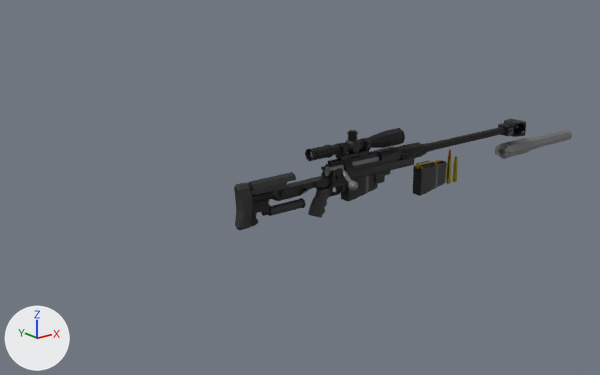
A saved change to the glTF model assets/models/low-poly_pgm_hecate_ii.glb.
The view is the same before and after, from a 50 mm lens placed at (-21.2, -20.6, 8.5), pointed at (-3.8, 1.1, -0.2). Arrows for +X, +Y and +Z are at lower left; the lights stay in place. The first picture is the older version. Where no turn or scale is listed for an object, it has been applied to the vertices.

Before the edit, the objects in view are built like this:
```python
ob_object_11 = bpy.data.objects.new('Object_11', me_object_4_004)
ob_object_11.location = (1.67, 0.0, -0.54)
ob_object_12 = bpy.data.objects.new('Object_12', me_object_5_004)
ob_object_12.location = (1.67, 0.0, -0.54)
ob_object_17 = bpy.data.objects.new('Object_17', me_object_8_004)
ob_object_17.location = (-2.24, 0.0, 0.61)
ob_object_19 = bpy.data.objects.new('Object_19', me_object_9_004)
ob_object_19.location = (-3.17, 0.0, 0.61)
ob_object_23 = bpy.data.objects.new('Object_23', me_object_11_004)
ob_object_23.location = (-0.05, 0.0, 0.61)
ob_object_25 = bpy.data.objects.new('Object_25', me_object_12_004)
ob_object_25.location = (-4.32, 0.0, 0.29)
ob_object_41 = bpy.data.objects.new('Object_41', me_object_21_002)
ob_object_41.location = (-2.34, 0.0, 0.9)
ob_object_43 = bpy.data.objects.new('Object_43', me_object_22_002)
ob_object_43.location = (-2.17, 0.0, 1.29)
ob_object_9 = bpy.data.objects.new('Object_9', me_object_3_004)
ob_object_9.location = (-1.94, 0.0, -0.03)
# also in view: 'Object_27' at (-5.9, 0.0, 0.1); 'Object_21' at (-1.9, 0.0, 0.1); 'Object_30' at (-5.8, 0.0, 0.6); 'Object_15' at (2.6, 0.0, 0.6); 'Object_39' at (8.2, 0.0, -0.3)
```
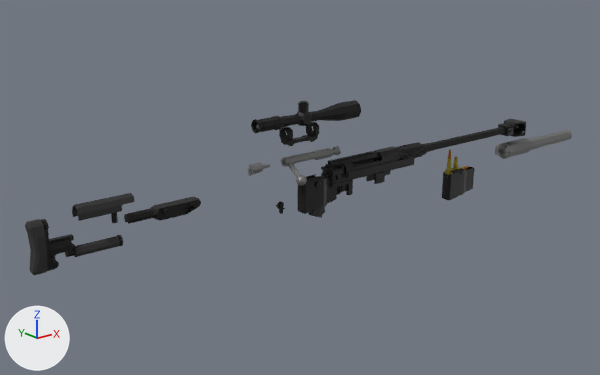
Changed parts and their boxes [x1, y1, x2, y2] in the pictures (600 x 375 px):
'Object_43', moved: before [305, 128, 405, 162]; after [251, 100, 361, 134]
'Object_27', moved: before [234, 183, 306, 230]; after [25, 219, 123, 275]
'Object_11', moved: before [413, 161, 447, 196]; after [442, 166, 475, 200]
'Object_25', moved: before [253, 180, 312, 203]; after [124, 197, 201, 224]
'Object_30', moved: before [247, 172, 296, 195]; after [72, 193, 135, 221]
'Object_9', moved: before [341, 174, 378, 202]; after [298, 174, 337, 214]
'Object_28', moved: before [248, 182, 271, 227]; after [41, 219, 76, 271]
'Object_17', moved: before [337, 157, 380, 191]; after [281, 146, 341, 186]
'Object_41', moved: before [334, 138, 371, 161]; after [279, 122, 319, 146]
'Object_19', moved: before [324, 165, 338, 177]; after [248, 163, 270, 176]
'Object_12', moved: before [415, 161, 437, 169]; after [444, 167, 465, 174]
'Object_31', moved (not visible before): after [111, 212, 118, 223]

Edits to the bpy script that builds the scene:
```text
Change ob_object_25:
    ob_object_25.location: (-4.32, 0.0, 0.29) -> (-8.64, 0.0, 0.58)
Change ob_object_27:
    ob_object_27.location: (-6.68, 0.0, 0.26) -> (-13.36, 0.0, 0.52)
Change ob_object_28:
    ob_object_28.location: (-6.68, 0.0, 0.26) -> (-13.36, 0.0, 0.52)
Change ob_object_30:
    ob_object_30.location: (-5.83, 0.0, 0.45) -> (-11.67, 0.0, 0.9)
Change ob_object_31:
    ob_object_31.location: (-5.83, 0.0, 0.45) -> (-11.67, 0.0, 0.9)
Change ob_object_41:
    ob_object_41.location: (-2.34, 0.0, 0.9) -> (-4.68, 0.0, 1.79)
Change ob_object_43:
    ob_object_43.location: (-2.17, 0.0, 1.29) -> (-4.34, 0.0, 2.57)
Change ob_object_9:
    ob_object_9.location: (-1.94, 0.0, -0.03) -> (-3.89, 0.0, -0.05)
Change ob_object_11:
    ob_object_11.location: (1.67, 0.0, -0.54) -> (3.35, 0.0, -1.08)
Change ob_object_12:
    ob_object_12.location: (1.67, 0.0, -0.54) -> (3.35, 0.0, -1.08)
Change ob_object_17:
    ob_object_17.location: (-2.24, 0.0, 0.61) -> (-4.47, 0.0, 1.23)
Change ob_object_19:
    ob_object_19.location: (-3.17, 0.0, 0.61) -> (-6.33, 0.0, 1.23)
```
